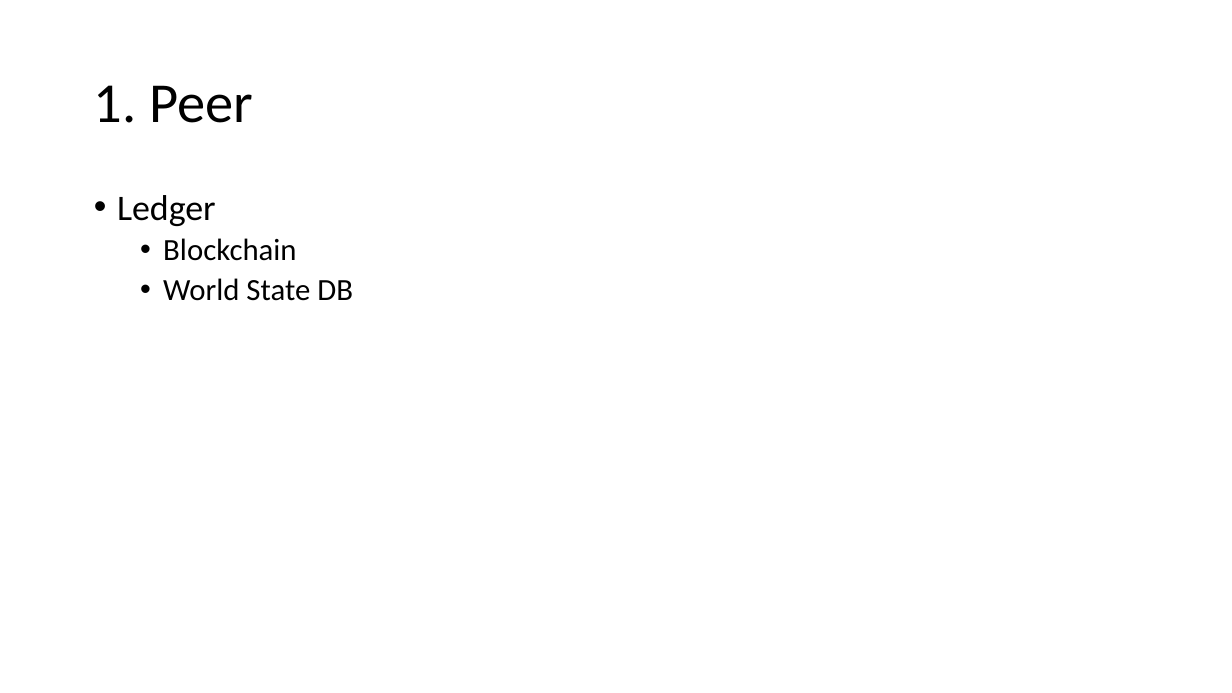
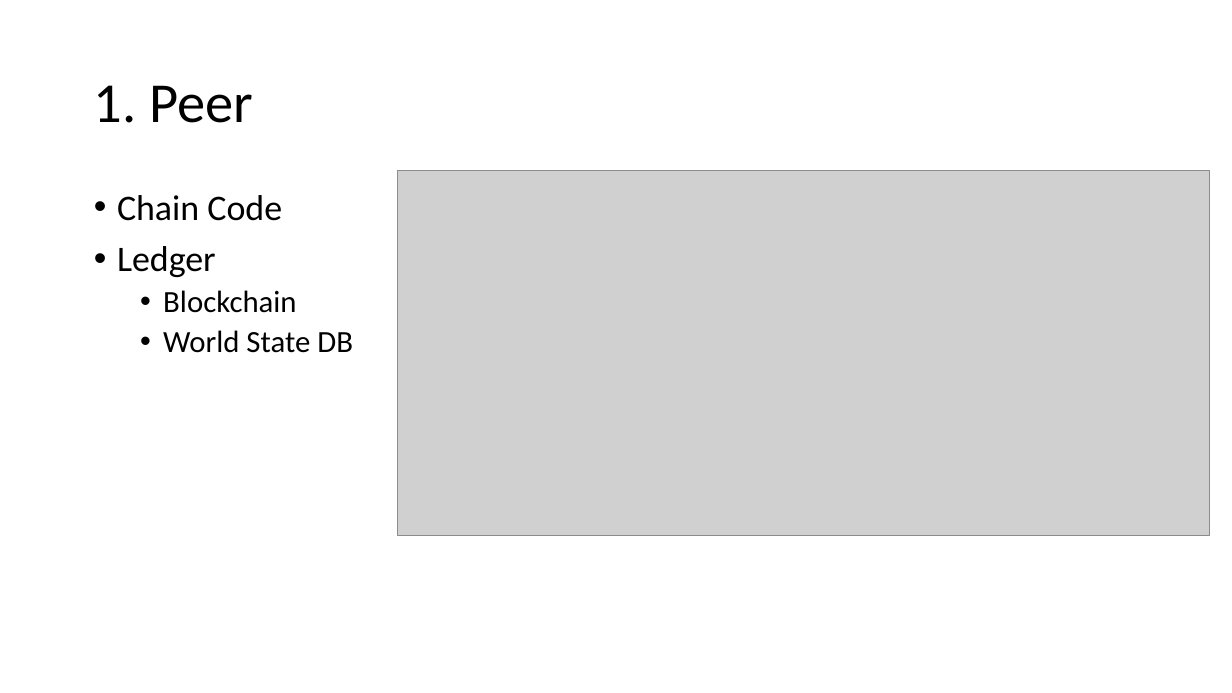
Before and after one commit to freekatz/Blockchain-Notes, a slide deck: slide 10 of fabric notes/【2020.12.26】Fabric Network Runtime Architecture.pptx (slide 11 before the commit). Drawn at 1232x693 pixels with LibreOffice and Linux fonts; fonts in the diff are those of the drawing; grey boxes stand for pictures. Boxes give left, top, right and bottom in pixels: in the first picture for what was removed or moved away, otherwise in the second. Text is boxed around its words. In the diff, an @@ line names an element or a change of style, - is before the commit and + after.

```diff
--- a/fabric notes/【2020.12.26】Fabric Network Runtime Architecture.pptx
+++ b/fabric notes/【2020.12.26】Fabric Network Runtime Architecture.pptx
@@ picture added at [398, 171, 1210, 535] @@
@@ text at [117, 195, 282, 221]: paragraph added @@
+• Chain Code
```
Also in this commit, not shown: 7 other slides changed, 6 slides removed, 8 other files.
